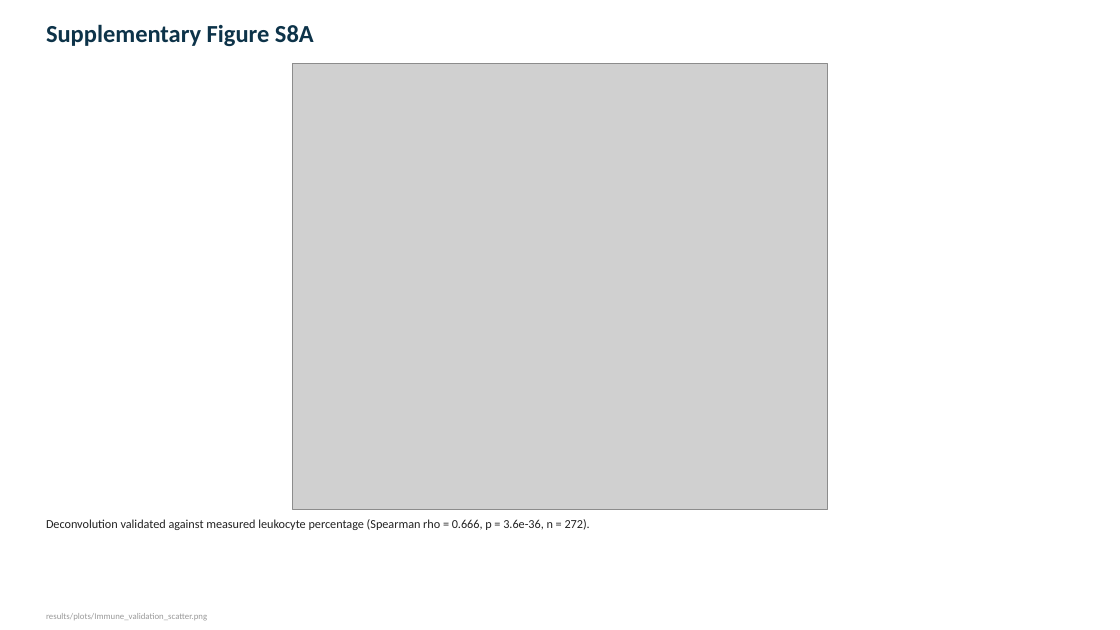
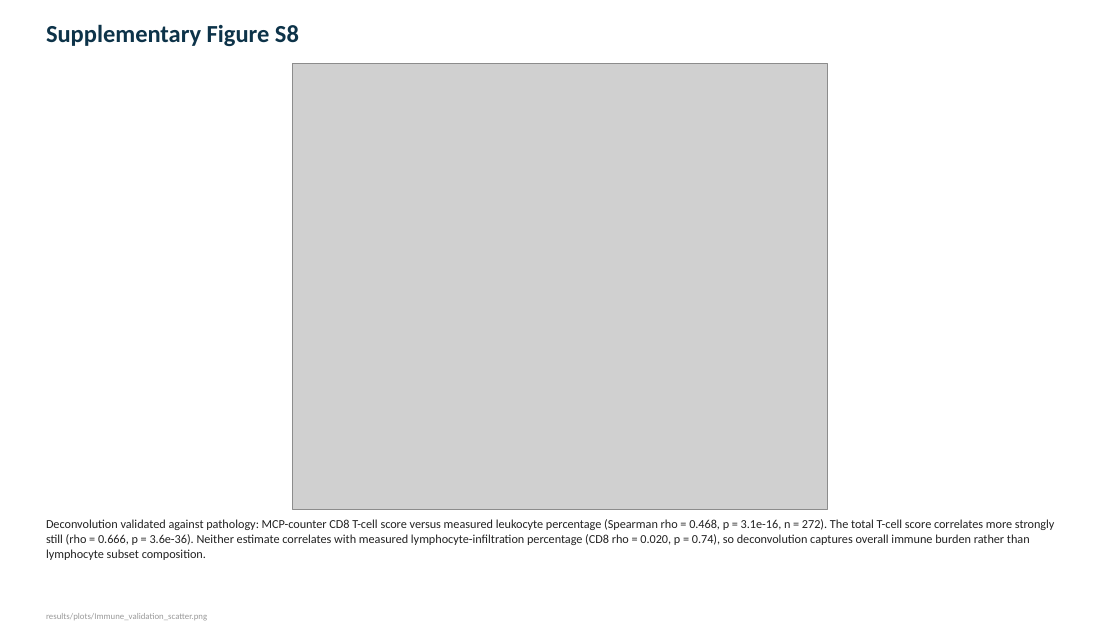
Before and after one commit to sreyacv1/GASTRIC-CANCER, a slide deck: slide 17 of FIGURES.pptx. Drawn at 1120x630 pixels with LibreOffice and Linux fonts; fonts in the diff are those of the drawing; grey boxes stand for pictures. Boxes give left, top, right and bottom in pixels: in the first picture for what was removed or moved away, otherwise in the second. Text is boxed around its words. In the diff, an @@ line names an element or a change of style, - is before the commit and + after.

Commit message:
Sequential figure numbering without letter suffixes; correct S8 caption to CD8 correlation

```diff
--- a/FIGURES.pptx
+++ b/FIGURES.pptx
@@ text at (46, 24, 299, 46): text changed @@
-Supplementary Figure S8A
+Supplementary Figure S8
@@ text at (46, 519, 1055, 560): text changed @@
-Deconvolution validated against measured leukocyte percentage (Spearman rho = 0.666, p = 3.6e-36, n = 272).
+Deconvolution validated against pathology: MCP-counter CD8 T-cell score versus measured leukocyte percentage (Spearman rho = 0.468, p = 3.1e-16, n = 272). The total T-cell score correlates more strongly still (rho = 0.666, p = 3.6e-36). Neither estimate correlates with measured lymphocyte-infiltration percentage (CD8 rho = 0.020, p = 0.74), so deconvolution captures overall immune burden rather than lymphocyte subset composition.
```
Also in this commit, not shown: 28 other slides changed, 1 slide removed, 2 other files.
